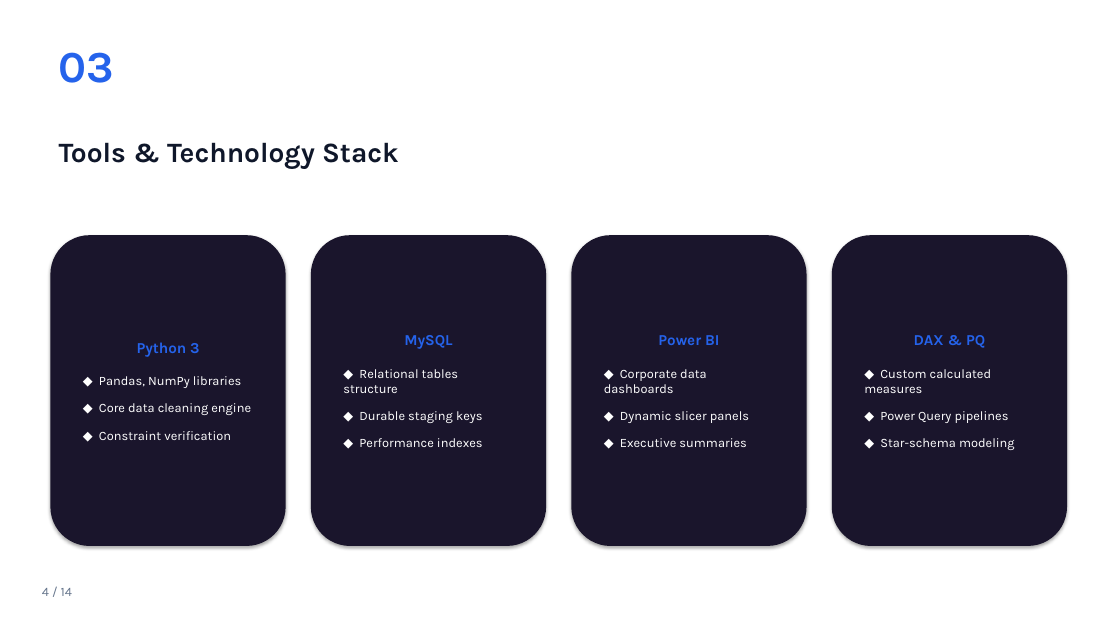
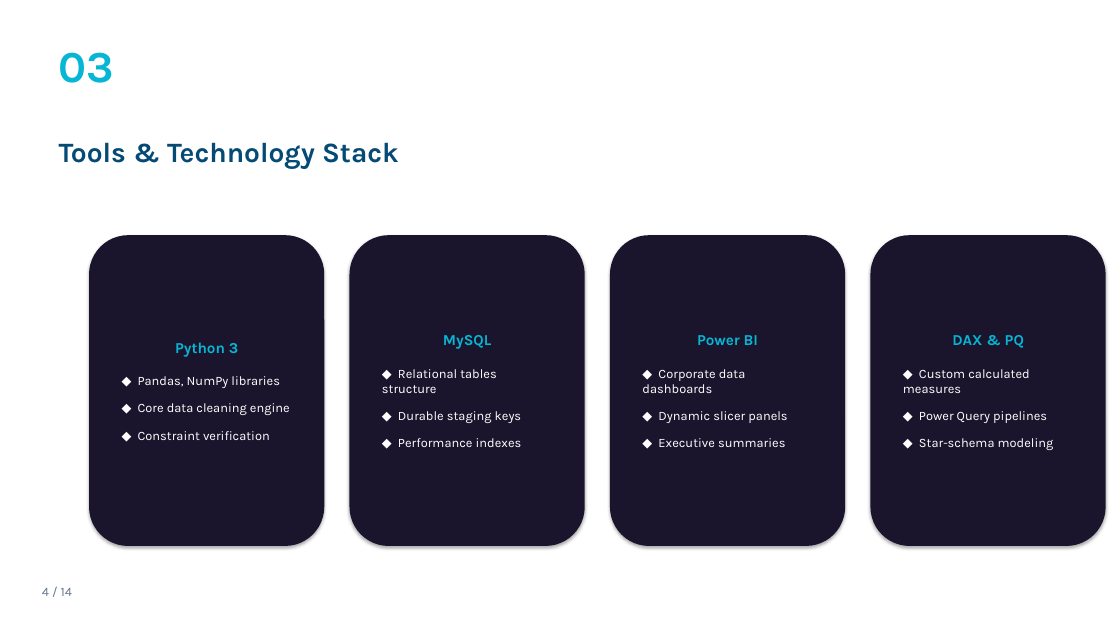
Before and after one commit to SHETYGURU/Revature-Bus-Booking-Analytical-System-, a slide deck: slide 4 of Bus Booking Analytics System (PowerBI)/documents/Bus_Booking_Analytics_PowerBI_light.pptx. Drawn at 1120x630 pixels with LibreOffice and Linux fonts; fonts in the diff are those of the drawing. Boxes give left, top, right and bottom in pixels: in the first picture for what was removed or moved away, otherwise in the second. Text is boxed around its words. In the diff, an @@ line names an element or a change of style, - is before the commit and + after.

```diff
--- a/Bus Booking Analytics System (PowerBI)/documents/Bus_Booking_Analytics_PowerBI_light.pptx
+++ b/Bus Booking Analytics System (PowerBI)/documents/Bus_Booking_Analytics_PowerBI_light.pptx
@@ text "03" at (59,52,115,83): text colour #2563EB to #06B6D4 @@
@@ text "Tools & Technology Stack" at (59,142,399,168): text colour #0F172A to #054A75 @@
@@ 4 rounded rectangles: place and size @@
-4 rounded rectangles at (50,235,1067,546)
+4 rounded rectangles at (89,235,1106,546)
@@ text in rounded rectangle at (175,342,238,357): text colour #2563EB to #06B6D4 in "Python 3" @@
@@ text in rounded rectangle at (443,335,491,349): text colour #2563EB to #06B6D4 in "MySQL" @@
@@ text in rounded rectangle at (697,335,758,345): text colour #2563EB to #06B6D4 in "Power BI" @@
@@ text in rounded rectangle at (952,335,1024,348): text colour #2563EB to #06B6D4 in "DAX & PQ" @@
```
Also in this commit, not shown: 14 other slides changed.
